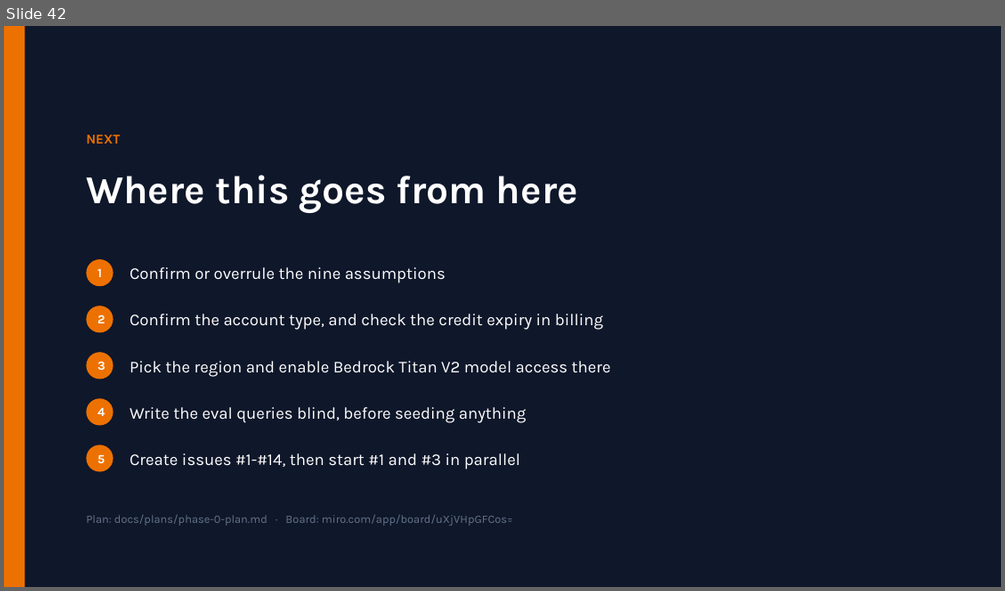
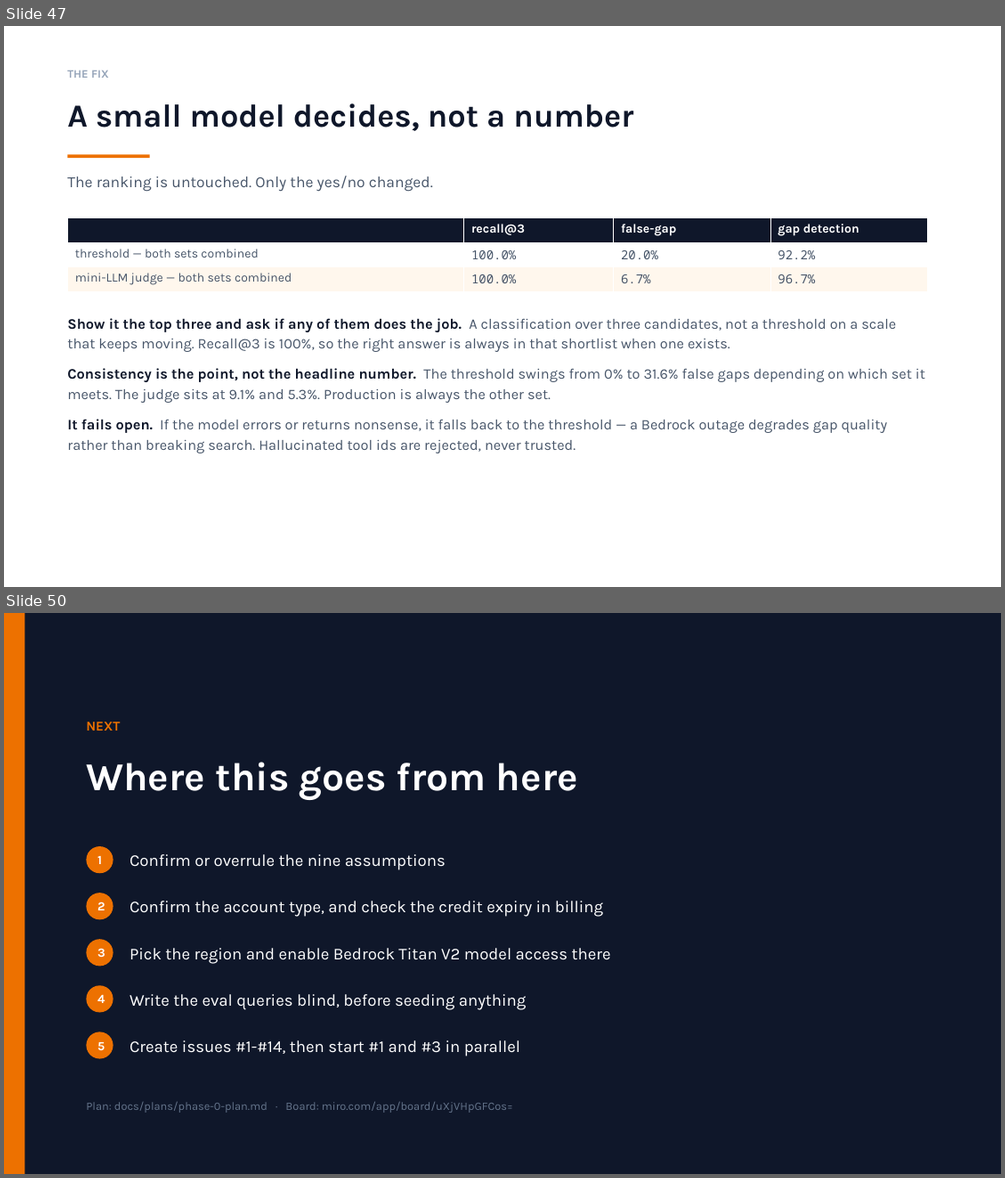
Before and after one commit to Endlessandothers/Endlessproject, a slide deck: docs/plans/endless-phase-0-v3.pptx. Shown one above the other, each under a label of ours: slide 42 before the commit, slides 47 and 50 after it; the slides between them are not shown. The pictures are 1005x591 and 1005x1178 pixels, drawn with LibreOffice and Linux fonts; fonts in the diff are those of the drawing. Boxes give left, top, right and bottom in pixels: in the first picture for what was removed or moved away, otherwise in the second. Text is boxed around its words. In the diff, an @@ line names an element or a change of style, - is before the commit and + after.

```diff
--- a/docs/plans/endless-phase-0-v3.pptx
+++ b/docs/plans/endless-phase-0-v3.pptx
@@ slide 47 added at bbox=[4, 26, 1001, 587], background #FFFFFF @@
@@ text added at bbox=[67, 70, 109, 78], 11 pt, text #94A3B8, bold @@
+THE FIX
@@ text added at bbox=[67, 103, 633, 131], 31 pt, text #0F172A, bold @@
+A small model decides, not a number
@@ rectangle added at bbox=[67, 155, 150, 158], fill #ED7100 @@
@@ text added at bbox=[67, 176, 433, 192], 15 pt, text #475569 @@
+The ranking is untouched. Only the yes/no changed.
@@ table added at bbox=[67, 218, 928, 291], 3 rows, 4 columns @@
+ | recall@3 | false-gap | gap detection
+threshold — both sets combined | 100.0% | 20.0% | 92.2%
+mini-LLM judge — both sets combined | 100.0% | 6.7% | 96.7%
@@ text added at bbox=[67, 318, 925, 453], 14 pt, text #475569 @@
+Show it the top three and ask if any of them does the job. A classification over three candidates, not a threshold on a scale that keeps moving. Recall@3 is 100%, so the right answer is always in that shortlist when one exists.
+Consistency is the point, not the headline number. The threshold swings from 0% to 31.6% false gaps depending on which set it meets. The judge sits at 9.1% and 5.3%. Production is always the other set.
+It fails open. If the model errors or returns nonsense, it falls back to the threshold — a Bedrock outage degrades gap quality rather than breaking search. Hallucinated tool ids are rejected, never trusted.
@@ what was slide 42 is now slide 50 @@
```
Also in this commit, not shown: 2 slides changed, 7 other slides added.
